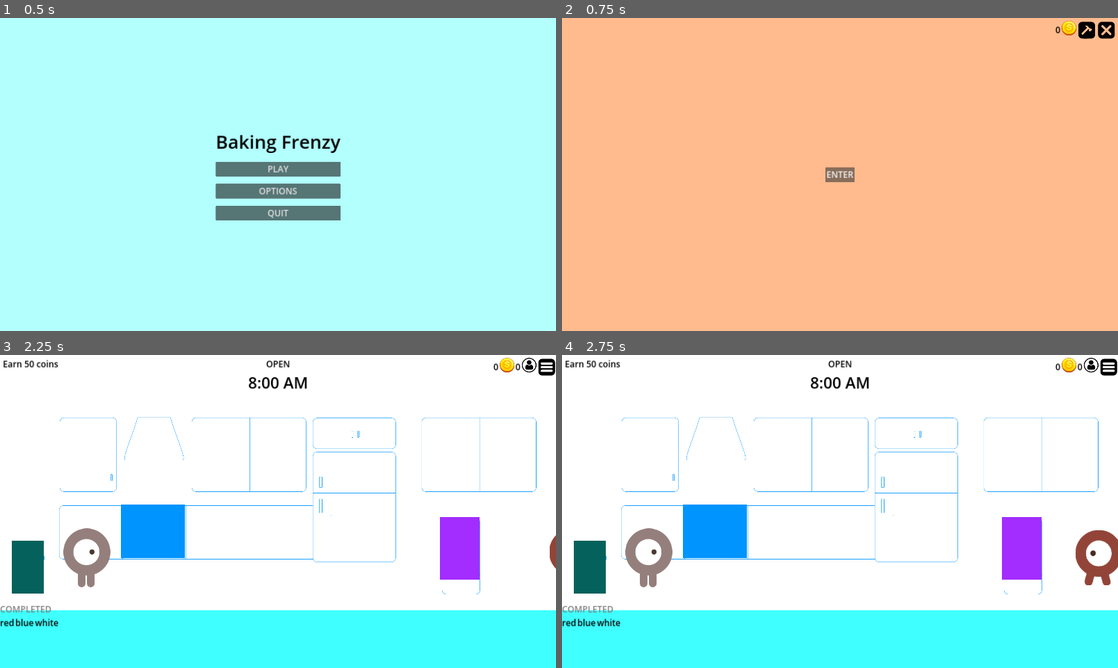
Above: before the commit, frames 1-4 (two rows, left to right).
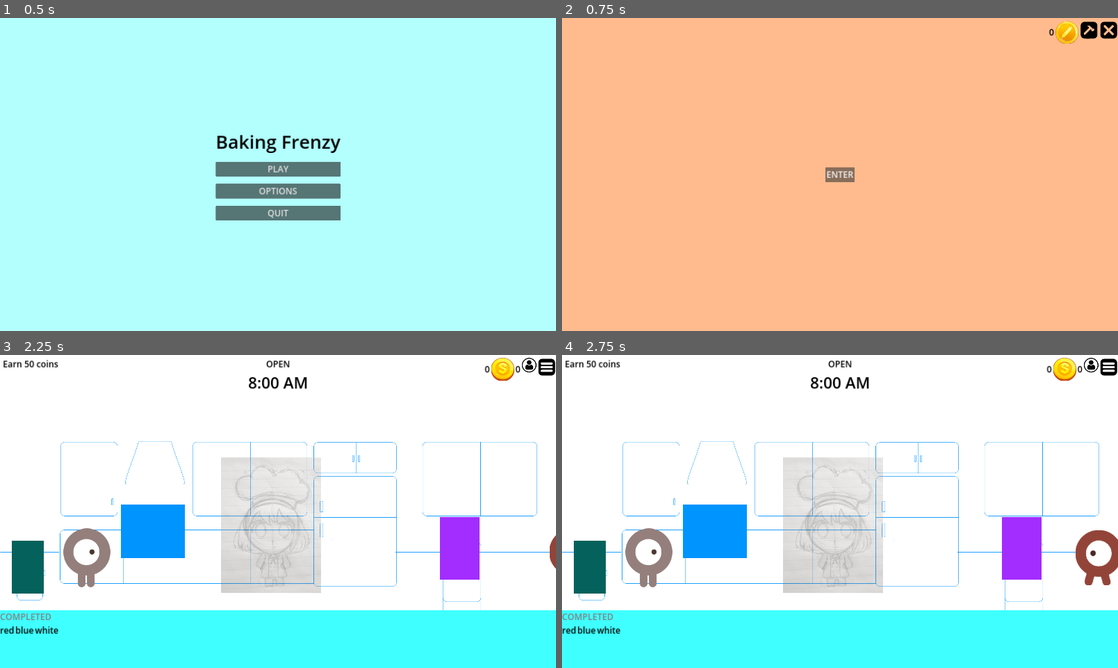
Above: after the commit, the same moments.

Repository: anj0la/BakingFrenzy
Game: Godot game, scene res://scenes/MainMenu.tscn
Two runs of this game, one before a commit and one after it. Both use one fixed random seed, a clock stepped at 60 frames per second and the inputs below. The project has no main scene, so this scene is started directly.
Inputs:
- Up to frame 1 (0.5 s): no input
- Up to frame 2 (0.75 s): click "PLAY" at 0.5 s
- Up to frame 3 (2.25 s): click "ENTER" at 1.25 s; click "1" at 2 s
- Up to frame 4 (2.75 s): no input

Frame 1 is identical in both runs. In frame 2, 0.4% of the frame differs, in the area x 87-100%, y 0-9%; in frame 3, 9.8%, in the area x 0-99%, y 0-90%; in frame 4, 9.8%.

Commit message:
Added new font for game, as well as updated assets.

Diff:
--- a/scenes/BakeryHub.tscn
+++ b/scenes/BakeryHub.tscn
@@ -2,7 +2,7 @@
 
 [ext_resource type="Script" path="res://BakeryHub.gd" id="1_gyl1f"]
 [ext_resource type="Resource" uid="uid://cfbsynjsw6ejt" path="res://resources/GameStats.tres" id="2_h4aom"]
-[ext_resource type="Texture2D" uid="uid://dmd8bi6t15j6f" path="res://art/gold_coin.png" id="2_ygajx"]
+[ext_resource type="Texture2D" uid="uid://bln6pr4hv72lf" path="res://art/bakery_coin.png" id="3_wy641"]
 [ext_resource type="Texture2D" uid="uid://dkrbt2piibats" path="res://art/build_icon.png" id="4_l26sq"]
 [ext_resource type="Texture2D" uid="uid://qbyx7brg113i" path="res://art/close_icon.png" id="5_jotiy"]
 
@@ -43,7 +43,7 @@
 
 [node name="CoinsImage" type="TextureRect" parent="MenuStatsContainer"]
 layout_mode = 2
-texture = ExtResource("2_ygajx")
+texture = ExtResource("3_wy641")
 stretch_mode = 2
 
 [node name="UpgradeButton" type="TextureButton" parent="MenuStatsContainer"]
--- a/scenes/Game.tscn
+++ b/scenes/Game.tscn
@@ -5,7 +5,7 @@
 [ext_resource type="PackedScene" uid="uid://du048arfkmk7" path="res://scenes/Player.tscn" id="3_5vw5y"]
 [ext_resource type="PackedScene" uid="uid://bgdmk5wd6i8uo" path="res://scenes/NPC.tscn" id="3_eot5w"]
 [ext_resource type="Resource" uid="uid://cfbsynjsw6ejt" path="res://resources/GameStats.tres" id="3_g56op"]
-[ext_resource type="Texture2D" uid="uid://cl3afyaiaw7yt" path="res://art/game_background_outline.png" id="3_k6h8b"]
+[ext_resource type="Texture2D" uid="uid://cp4wjueo4f4t5" path="res://art/new_game_background.png" id="4_0aofs"]
 [ext_resource type="PackedScene" uid="uid://dv4baml1twpu2" path="res://scenes/Oven.tscn" id="6_8y440"]
 [ext_resource type="PackedScene" uid="uid://wm64m4p8ix3d" path="res://scenes/SaleCounter.tscn" id="7_pwdfb"]
 [ext_resource type="PackedScene" uid="uid://dqfwvvi6rb8gb" path="res://scenes/HUD.tscn" id="8_660gl"]
@@ -29,7 +29,7 @@
 
 [node name="Sprite2D" type="Sprite2D" parent="."]
 position = Vector2(960, 540)
-texture = ExtResource("3_k6h8b")
+texture = ExtResource("4_0aofs")
 
 [node name="Floor" type="StaticBody2D" parent="."]
 position = Vector2(-8, 0)
--- a/scenes/GameOverMenu.tscn
+++ b/scenes/GameOverMenu.tscn
@@ -1,9 +1,11 @@
-[gd_scene load_steps=8 format=3 uid="uid://dgh7j3kb520y4"]
+[gd_scene load_steps=10 format=3 uid="uid://dgh7j3kb520y4"]
 
 [ext_resource type="Texture2D" uid="uid://dj2f5dbd0ajfo" path="res://art/3_stars.png" id="1_lnd0q"]
 [ext_resource type="Script" path="res://scripts/GameOverMenu.gd" id="1_p5or7"]
+[ext_resource type="Texture2D" uid="uid://bypf4316f4cmb" path="res://art/game_over_background.png" id="2_48v2c"]
 [ext_resource type="Texture2D" uid="uid://dmd8bi6t15j6f" path="res://art/gold_coin.png" id="2_aacg2"]
 [ext_resource type="Texture2D" uid="uid://c0by4gbg7w3xs" path="res://art/customer_icon.png" id="3_ipdqt"]
+[ext_resource type="FontFile" uid="uid://b0ws8x23iavyc" path="res://fonts/Modak-Regular.ttf" id="3_sch1k"]
 [ext_resource type="Texture2D" uid="uid://ctsnd2j2xy65y" path="res://art/home.png" id="4_em5hb"]
 [ext_resource type="Texture2D" uid="uid://ycwfcdipkcnf" path="res://art/rotate.png" id="5_8vn1p"]
 [ext_resource type="Texture2D" uid="uid://b586lm63mv2d" path="res://art/arrow_right.png" id="6_1d77x"]
@@ -19,7 +21,7 @@
 grow_horizontal = 2
 grow_vertical = 2
 
-[node name="MenuTexture" type="ColorRect" parent="MainControl"]
+[node name="MenuTexture" type="TextureRect" parent="MainControl"]
 layout_mode = 1
 anchors_preset = 8
 anchor_left = 0.5
@@ -32,7 +34,7 @@
 offset_bottom = 200.0
 grow_horizontal = 2
 grow_vertical = 2
-color = Color(0.267173, 0.0966387, 1.20327e-08, 1)
+texture = ExtResource("2_48v2c")
 
 [node name="MenuContainer" type="VBoxContainer" parent="MainControl"]
 layout_mode = 1
@@ -41,25 +43,27 @@
 anchor_top = 0.5
 anchor_right = 0.5
 anchor_bottom = 0.5
-offset_left = -200.0
-offset_top = -172.0
-offset_right = 200.0
-offset_bottom = 200.0
+offset_left = -344.0
+offset_top = -380.0
+offset_right = 336.0
+offset_bottom = 348.0
 grow_horizontal = 2
 grow_vertical = 2
 theme_override_constants/separation = 25
+
+[node name="DayCompleted" type="Label" parent="MainControl/MenuContainer"]
+layout_mode = 2
+theme_override_colors/font_shadow_color = Color(0, 0, 0, 1)
+theme_override_fonts/font = ExtResource("3_sch1k")
+theme_override_font_sizes/font_size = 100
+text = "DAY 1
+"
+horizontal_alignment = 1
 
 [node name="StarsEarned" type="TextureRect" parent="MainControl/MenuContainer"]
 layout_mode = 2
 texture = ExtResource("1_lnd0q")
 stretch_mode = 3
-
-[node name="DayCompleted" type="Label" parent="MainControl/MenuContainer"]
-layout_mode = 2
-theme_override_font_sizes/font_size = 36
-text = "DAY 1
-"
-horizontal_alignment = 1
 
 [node name="GameStatsContainer" type="VBoxContainer" parent="MainControl/MenuContainer"]
 layout_mode = 2
--- a/scenes/HUD.tscn
+++ b/scenes/HUD.tscn
@@ -103,11 +103,11 @@
 
 [node name="OrderStatusContainer" type="VBoxContainer" parent="MainControl"]
 layout_mode = 1
-anchors_preset = 2
-anchor_top = 1.0
-anchor_bottom = 1.0
-offset_top = -224.0
-offset_right = 178.0
+anchors_preset = -1
+anchor_top = 0.9
+anchor_bottom = 0.9
+offset_top = -88.0
+offset_right = 593.0
 grow_vertical = 0
 
 [node name="CompletedStatus" type="Label" parent="MainControl/OrderStatusContainer"]
Binary file added: art/bakery_coin.png
Not shown, added: art/bakery_coin.png.import
Binary file added: art/game_over_background.png
Not shown, added: art/game_over_background.png.import
Binary file changed: art/gold_coin.png
Binary file added: art/new_game_background.png
Not shown, added: art/new_game_background.png.import
Binary file added: art/one_stars.png
Not shown, added: art/one_stars.png.import
Binary file added: art/right-arrow_4687113.png
Not shown, added: art/right-arrow_4687113.png.import
Binary file added: art/star_filled.png
(and 17 more such lines)
